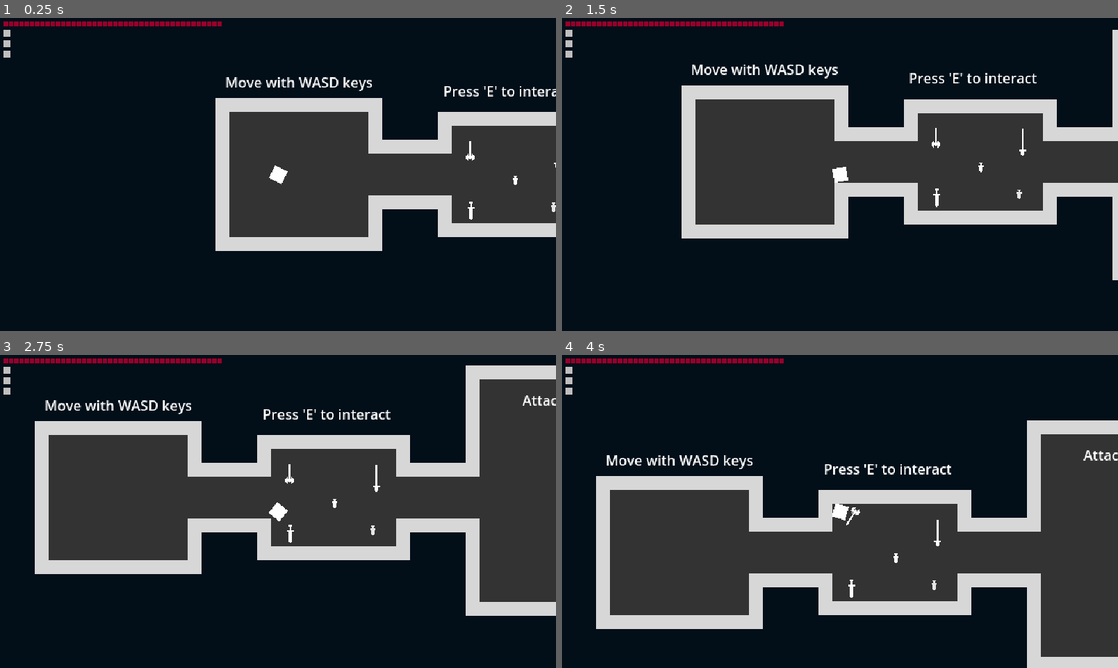
Above: before the commit, frames 1-4 (two rows, left to right).
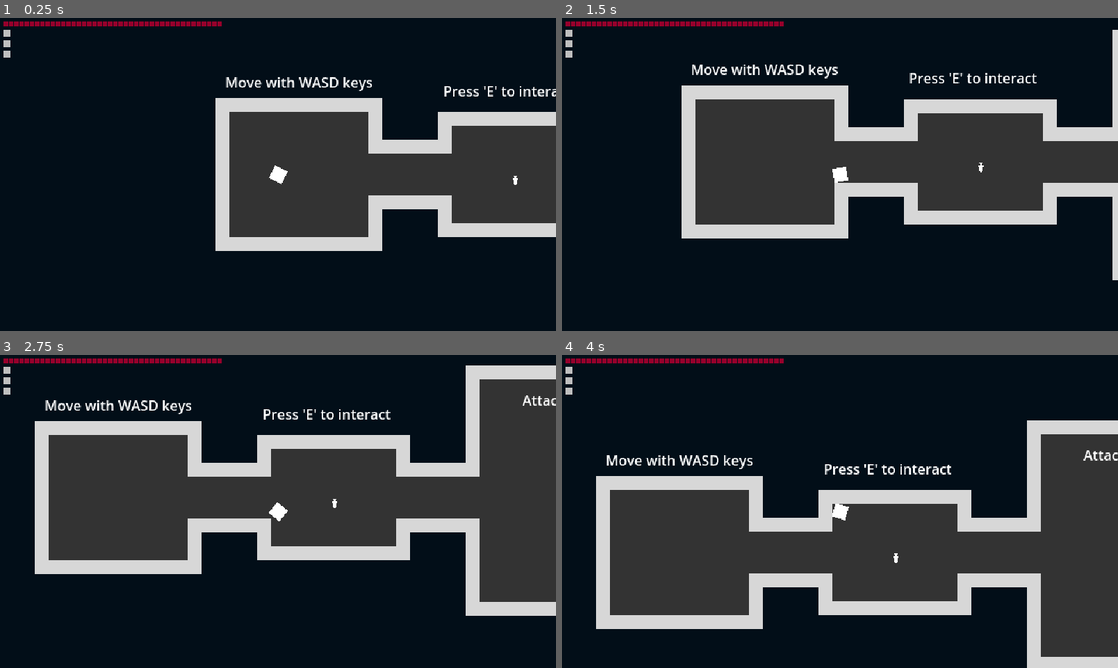
Above: after the commit, the same moments.

Repository: zMenta/Cubesh
Game: Godot game, scene res://main/main.tscn
Two runs of this game, one before a commit and one after it. Both use one fixed random seed, a clock stepped at 60 frames per second and the inputs below.
Inputs (mouse positions are in pixels of both pictures, inside the frame that each line leads up to):
- Up to frame 1 (0.25 s): no input
- Up to frame 2 (1.5 s): tap E (interact) at 0.5, 1.25 s; move the mouse to (962, 158) at 0.52 s; hold D (right) 0.53-1.28 s; click (962, 158) at 0.6 s; move the mouse to (728, 190) at 1.27 s; hold S (down) from 1.28 s (still down); tap Space (dodge) at 1.35 s
- Up to frame 3 (2.75 s): tap E (interact) at 2, 2.1 s; move the mouse to (333, 442) at 2.02 s; release S (down) at 2.03 s; hold D (right) from 2.03 s (still down)
- Up to frame 4 (4 s): tap E (interact) at 2.75, 3.5 s; move the mouse to (812, 574) at 2.77 s; release D (right) at 2.78 s; hold W (up) 2.78-3.53 s; click (812, 574) at 2.85 s; move the mouse to (1006, 558) at 3.52 s; hold A (left) from 3.53 s (still down); tap Space (dodge) at 3.6 s

The runs differ from the first frame. In frame 1, 0.1% of the frame differs, in the area x 83-100%, y 39-65%; in frame 2, 0.1%; in frame 3, 0.1%, in the area x 51-69%, y 34-60%; in frame 4, 0.1%.

Commit message:
map1 update

Diff:
--- a/maps/map_1_1.tscn
+++ b/maps/map_1_1.tscn
@@ -1,12 +1,8 @@
-[gd_scene load_steps=9 format=3 uid="uid://n1x31lge7o0j"]
+[gd_scene load_steps=5 format=3 uid="uid://n1x31lge7o0j"]
 
 [ext_resource type="PackedScene" uid="uid://bagcfyd0a4hx0" path="res://maps/base_tile_map.tscn" id="1_iates"]
 [ext_resource type="PackedScene" uid="uid://c88pjy86wrme1" path="res://maps/props/item_drop/item_drop.tscn" id="2_xt4i6"]
 [ext_resource type="PackedScene" uid="uid://coo84ripa320" path="res://maps/props/announce_when_entered/announce_when_entered.tscn" id="3_6kwwm"]
-[ext_resource type="PackedScene" uid="uid://dfkryixlfcu3x" path="res://weapons/axe.tscn" id="3_a5y7q"]
-[ext_resource type="PackedScene" uid="uid://enb2cglwjek0" path="res://weapons/spear.tscn" id="4_kkg5j"]
-[ext_resource type="PackedScene" uid="uid://hyop2hsmccnt" path="res://weapons/sharp_dagger.tscn" id="5_3se34"]
-[ext_resource type="PackedScene" uid="uid://c6g53qb86u43r" path="res://weapons/sword.tscn" id="6_fjrg6"]
 
 [sub_resource type="RectangleShape2D" id="RectangleShape2D_ra2a7"]
 size = Vector2(37, 59)
@@ -50,23 +46,7 @@
 [node name="ItemDrop" parent="." index="4" instance=ExtResource("2_xt4i6")]
 position = Vector2(-727, 25)
 
-[node name="ItemDrop2" parent="." index="5" instance=ExtResource("2_xt4i6")]
-position = Vector2(-779, -15)
-weapon_scene = ExtResource("3_a5y7q")
-
-[node name="ItemDrop3" parent="." index="6" instance=ExtResource("2_xt4i6")]
-position = Vector2(-679, -14)
-weapon_scene = ExtResource("4_kkg5j")
-
-[node name="ItemDrop4" parent="." index="7" instance=ExtResource("2_xt4i6")]
-position = Vector2(-683, 56)
-weapon_scene = ExtResource("5_3se34")
-
-[node name="ItemDrop5" parent="." index="8" instance=ExtResource("2_xt4i6")]
-position = Vector2(-778, 55)
-weapon_scene = ExtResource("6_fjrg6")
-
-[node name="AnnounceWhenEntered" parent="." index="9" instance=ExtResource("3_6kwwm")]
+[node name="AnnounceWhenEntered" parent="." index="5" instance=ExtResource("3_6kwwm")]
 position = Vector2(-139, 20)
 annoucement = "Slay all enemies"
 
